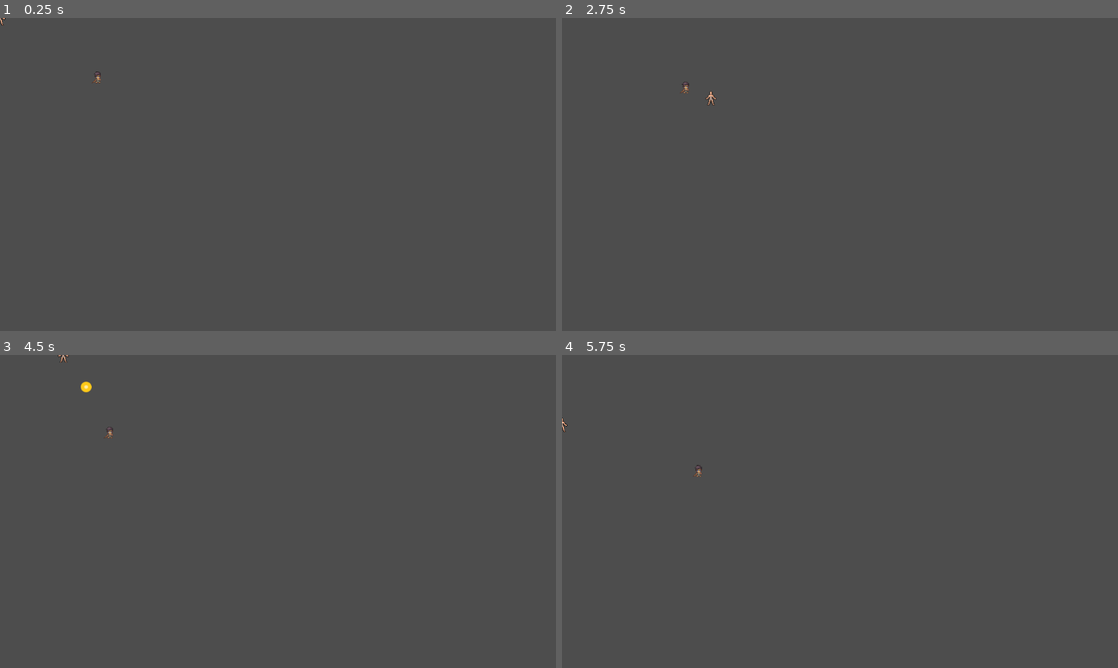
Above: before the commit, frames 1-4 (two rows, left to right).
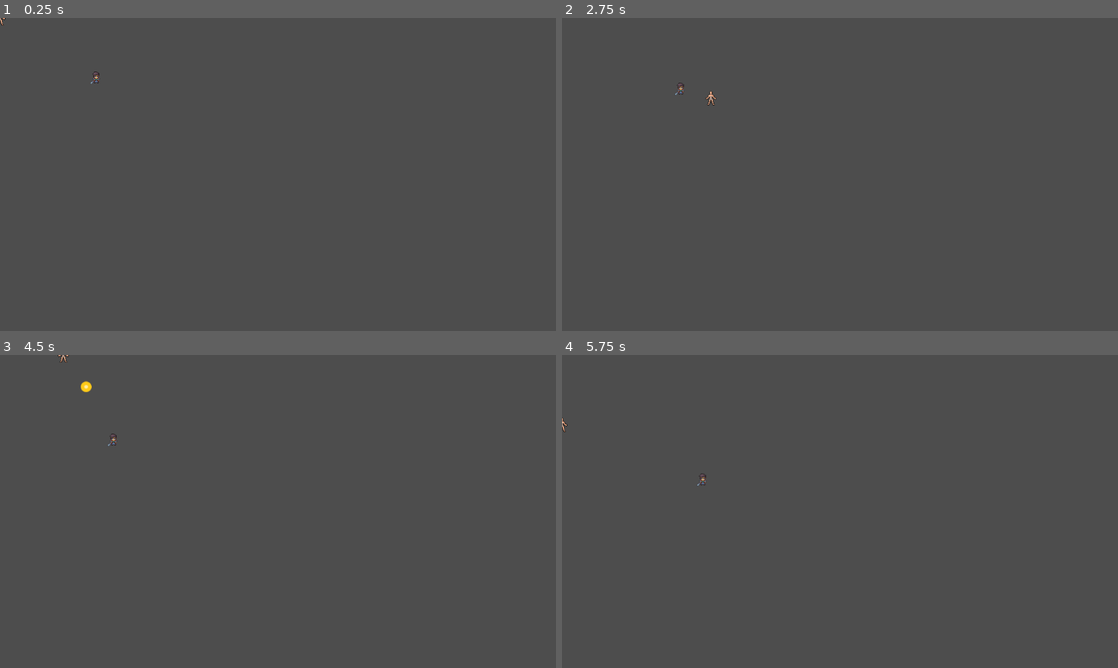
Above: after the commit, the same moments.

Repository: hoiton/gamedev
Game: Godot game, scene res://testing/sample_target.tscn
The game is run twice, just before and just after one commit, with the same random seed, the same clock (stepped at 60 frames per second) and the same inputs. This scene is started directly instead of the project's main scene.
Inputs (mouse positions are in pixels of both pictures, inside the frame that each line leads up to):
- Up to frame 1 (0.25 s): no input
- Up to frame 2 (2.75 s): tap Enter at 0.5 s; move the mouse to (962, 158) at 0.52 s; hold D (move_right) 0.53-1.28 s; tap X (lure) at 0.6, 2.1 s; tap Space at 1.25 s; move the mouse to (728, 190) at 1.27 s; hold S (move_down) 1.28-2.03 s; tap Q (throw) at 1.35 s; move the mouse to (895, 105) at 2.02 s; hold D (move_right) from 2.03 s (still down)
- Up to frame 3 (4.5 s): move the mouse to (250, 574) at 2.77 s; release D (move_right) at 2.78 s; hold W (move_up) 2.78-3.53 s; tap Q (throw) at 2.85, 4.35 s; move the mouse to (444, 558) at 3.52 s; hold A (move_left) from 3.53 s (still down); tap X (lure) at 3.6 s; tap Enter at 4.25 s; move the mouse to (111, 464) at 4.27 s
- Up to frame 4 (5.75 s): tap Space at 5 s; move the mouse to (867, 511) at 5.02 s; release A (move_left) at 5.03 s; hold S (move_down) from 5.03 s (still down); tap X (lure) at 5.1 s

The runs differ from the first frame. In frame 1, less than 0.1% of the frame differs, in the area x 16-19%, y 17-22%; in frame 2, less than 0.1%; in frame 3, less than 0.1%, in the area x 10-22%, y 0-30%; in frame 4, less than 0.1%.

Commit message:
Added Death animation

Diff:
--- a/src/levels/level.tscn
+++ b/src/levels/level.tscn
@@ -1,8 +1,9 @@
-[gd_scene load_steps=8 format=4 uid="uid://copnps85t0rvg"]
+[gd_scene load_steps=9 format=4 uid="uid://copnps85t0rvg"]
 
 [ext_resource type="Texture2D" uid="uid://xg52mjbdsg86" path="res://art/interior_wall_1.png" id="1_hjsbj"]
 [ext_resource type="Texture2D" uid="uid://0gi374orp4q6" path="res://art/interior_floor_1_32px.png" id="2_cwqvt"]
 [ext_resource type="PackedScene" uid="uid://bd0i0dpcrfguu" path="res://player/player.tscn" id="3_cwqvt"]
+[ext_resource type="PackedScene" uid="uid://drm6osd6bgbjr" path="res://target/target.tscn" id="4_5mrsh"]
 
 [sub_resource type="TileSetAtlasSource" id="TileSetAtlasSource_cwqvt"]
 texture = ExtResource("2_cwqvt")
@@ -36,3 +37,8 @@
 
 [node name="Player" parent="." instance=ExtResource("3_cwqvt")]
 position = Vector2(130, 113)
+
+[node name="Target" parent="." instance=ExtResource("4_5mrsh")]
+position = Vector2(628, 191)
+
+[node name="Guard" parent="." instance=ExtResource("4_5mrsh")]
--- a/src/target/target.gd
+++ b/src/target/target.gd
@@ -112,8 +112,8 @@
 		var anim := $AnimatedSprite2D
 		if "die" in anim.sprite_frames.get_animation_names():
 			anim.play("die")
-			anim.animation_finished.connect(func():
-				queue_free()
-			)
+			#anim.animation_finished.connect(func():
+				#queue_free()
+			#)
 			return
 	queue_free()
--- a/src/target/target.tscn
+++ b/src/target/target.tscn
@@ -1,7 +1,36 @@
-[gd_scene load_steps=5 format=3 uid="uid://drm6osd6bgbjr"]
+[gd_scene load_steps=13 format=3 uid="uid://drm6osd6bgbjr"]
 
 [ext_resource type="Script" uid="uid://c6oe8wydtrt37" path="res://target/target.gd" id="1_kswpl"]
 [ext_resource type="Texture2D" uid="uid://gwpa3iohuv5n" path="res://art/Swordsman_lvl1_Idle_without_shadow.png" id="2_sp8cc"]
+[ext_resource type="Texture2D" uid="uid://dchfr0datv4ok" path="res://art/Swordsman_lvl3_Death_without_shadow.png" id="3_sp8cc"]
+
+[sub_resource type="AtlasTexture" id="AtlasTexture_itqbd"]
+atlas = ExtResource("3_sp8cc")
+region = Rect2(0, 0, 64, 64)
+
+[sub_resource type="AtlasTexture" id="AtlasTexture_6nu6o"]
+atlas = ExtResource("3_sp8cc")
+region = Rect2(64, 0, 64, 64)
+
+[sub_resource type="AtlasTexture" id="AtlasTexture_85njf"]
+atlas = ExtResource("3_sp8cc")
+region = Rect2(128, 0, 64, 64)
+
+[sub_resource type="AtlasTexture" id="AtlasTexture_q5yam"]
+atlas = ExtResource("3_sp8cc")
+region = Rect2(192, 0, 64, 64)
+
+[sub_resource type="AtlasTexture" id="AtlasTexture_5m6mw"]
+atlas = ExtResource("3_sp8cc")
+region = Rect2(256, 0, 64, 64)
+
+[sub_resource type="AtlasTexture" id="AtlasTexture_n0ue5"]
+atlas = ExtResource("3_sp8cc")
+region = Rect2(320, 0, 64, 64)
+
+[sub_resource type="AtlasTexture" id="AtlasTexture_fash6"]
+atlas = ExtResource("3_sp8cc")
+region = Rect2(384, 0, 64, 64)
 
 [sub_resource type="SpriteFrames" id="SpriteFrames_itqbd"]
 animations = [{
@@ -12,10 +41,36 @@
 "loop": true,
 "name": &"default",
 "speed": 5.0
+}, {
+"frames": [{
+"duration": 1.0,
+"texture": SubResource("AtlasTexture_itqbd")
+}, {
+"duration": 1.0,
+"texture": SubResource("AtlasTexture_6nu6o")
+}, {
+"duration": 1.0,
+"texture": SubResource("AtlasTexture_85njf")
+}, {
+"duration": 1.0,
+"texture": SubResource("AtlasTexture_q5yam")
+}, {
+"duration": 1.0,
+"texture": SubResource("AtlasTexture_5m6mw")
+}, {
+"duration": 1.0,
+"texture": SubResource("AtlasTexture_n0ue5")
+}, {
+"duration": 1.0,
+"texture": SubResource("AtlasTexture_fash6")
+}],
+"loop": false,
+"name": &"die",
+"speed": 5.0
 }]
 
 [sub_resource type="RectangleShape2D" id="RectangleShape2D_kswpl"]
-size = Vector2(18, 24)
+size = Vector2(15, 9)
 
 [node name="Target" type="CharacterBody2D" groups=["target"]]
 collision_layer = 3
@@ -25,7 +80,8 @@
 
 [node name="AnimatedSprite2D" type="AnimatedSprite2D" parent="."]
 sprite_frames = SubResource("SpriteFrames_itqbd")
+animation = &"die"
 
 [node name="CollisionShape2D" type="CollisionShape2D" parent="."]
-position = Vector2(1, 0)
+position = Vector2(-0.5, 7.5)
 shape = SubResource("RectangleShape2D_kswpl")
Binary file added: src/art/Swordsman_lvl3_Death_without_shadow.png
Not shown, added: src/art/Swordsman_lvl3_Death_without_shadow.png.import
